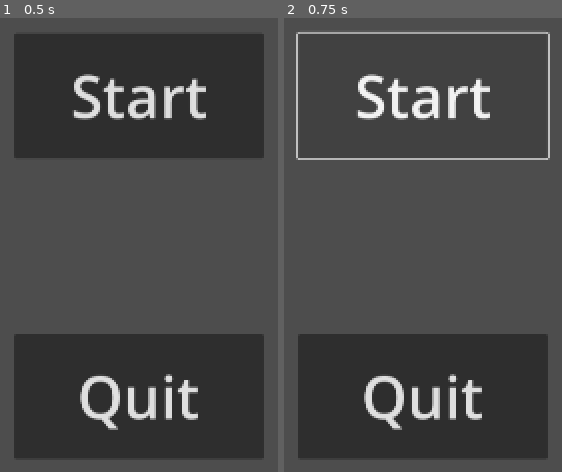
Above: before the commit, frames 1-2 (left to right).
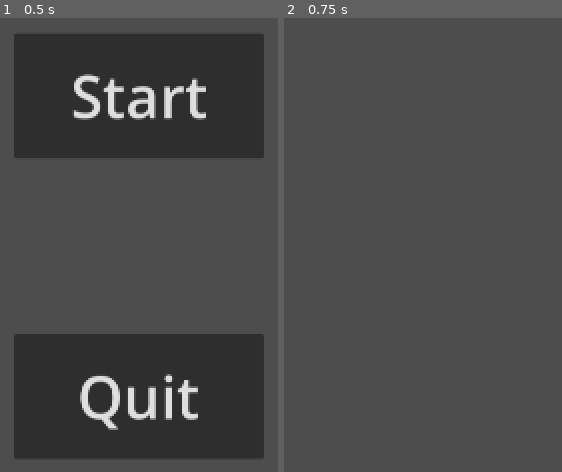
Above: after the commit, the same moments.

Repository: cxhuy/Firefighter_Prototype
Game: Godot game, scene res://Scenes/main.tscn
The game is run twice, just before and just after one commit, with the same random seed, the same clock (stepped at 60 frames per second) and the same inputs. Before the commit the project starts from res://main.tscn.
Inputs:
- Up to frame 1 (0.5 s): no input
- Up to frame 2 (0.75 s): click "Start" at 0.5 s

Frame 1 is identical in both runs. In frame 2, 27% of the frame differs, in the area x 4-96%, y 3-97%.

Commit message:
feat: add game start function

Diff:
--- /dev/null
+++ b/Scenes/game.tscn
@@ -0,0 +1,3 @@
+[gd_scene format=3 uid="uid://s4o2dk6ut583"]
+
+[node name="game" type="Node2D"]
--- a/main.tscn
+++ b/Scenes/main.tscn
@@ -23,4 +23,5 @@
 text = "Quit
 "
 
+[connection signal="pressed" from="StartButton" to="." method="_on_start_button_pressed"]
 [connection signal="pressed" from="QuitButton" to="." method="_on_quit_button_pressed"]
--- a/Scripts/main.gd
+++ b/Scripts/main.gd
@@ -11,5 +11,9 @@
 	pass
 
 
+func _on_start_button_pressed():
+	get_tree().change_scene_to_file("res://Scenes/game.tscn")
+
+
 func _on_quit_button_pressed():
 	get_tree().quit()
--- a/project.godot
+++ b/project.godot
@@ -11,7 +11,7 @@
 [application]
 
 config/name="Firefighter_Prototype"
-run/main_scene="res://main.tscn"
+run/main_scene="res://Scenes/main.tscn"
 config/features=PackedStringArray("4.1", "Mobile")
 config/icon="res://icon.svg"
 
Not shown: 1 places in Scenes/main.tscn that only renumber resources
